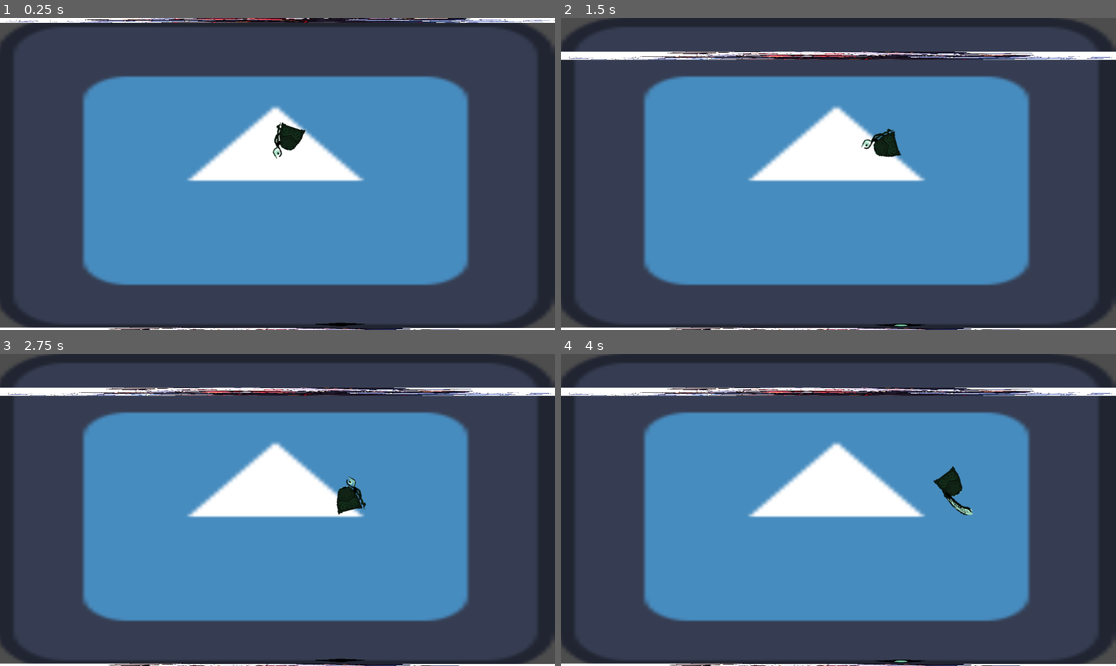
Above: before the commit, frames 1-4 (two rows, left to right).
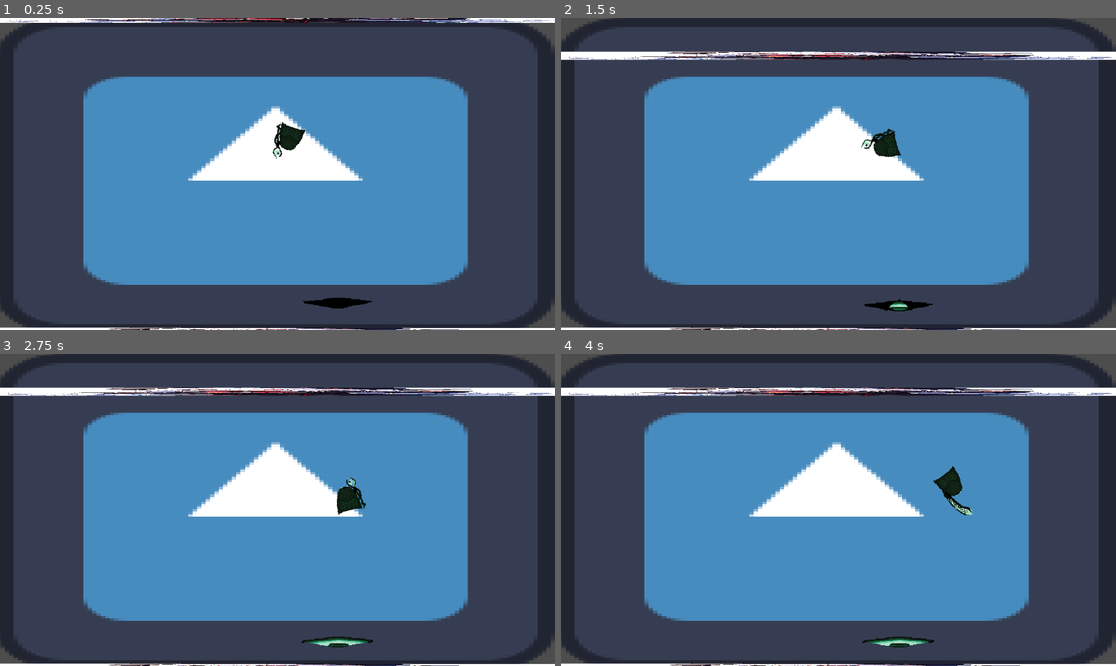
Above: after the commit, the same moments.

Repository: Lucas-FAlves/LudumDare_54_Godot
Game: Godot game, scene res://Scenes/Level.tscn
Two runs of this game, one before a commit and one after it. Both use one fixed random seed, a clock stepped at 60 frames per second and the inputs below. The engine's default icon, where the game draws it, is replaced by a stand-in: a white triangle on a blue panel in a dark square.
Inputs (mouse positions are in pixels of both pictures, inside the frame that each line leads up to):
- Up to frame 1 (0.25 s): no input
- Up to frame 2 (1.5 s): move the mouse to (960, 158) at 0.52 s; hold D (Move_Right) 0.53-1.28 s; tap E (Attack) at 0.6, 1.35 s; move the mouse to (727, 189) at 1.27 s; hold S (Move_Down) from 1.28 s (still down)
- Up to frame 3 (2.75 s): move the mouse to (333, 441) at 2.02 s; release S (Move_Down) at 2.03 s; hold D (Move_Right) from 2.03 s (still down); tap E (Attack) at 2.1 s
- Up to frame 4 (4 s): move the mouse to (810, 572) at 2.77 s; release D (Move_Right) at 2.78 s; hold W (Move_Up) 2.78-3.53 s; tap E (Attack) at 2.85, 3.6 s; tap Enter at 3.5 s; move the mouse to (1005, 556) at 3.52 s; hold A (Move_Left) from 3.53 s (still down)

The runs differ from the first frame. In frame 1, 1.7% of the frame differs, in the area x 3-97%, y 0-100%; in frame 2, 1.7%; in frame 3, 1.7%; in frame 4, 1.7%, in the area x 1-98%, y 10-100%.

Commit message:
Olho abrindo Filé

Diff:
--- a/Scenes/Eye.tscn
+++ b/Scenes/Eye.tscn
@@ -56,7 +56,7 @@
 "duration": 1.0,
 "texture": ExtResource("3_ppg11")
 }],
-"loop": true,
+"loop": false,
 "name": &"Closing",
 "speed": 5.0
 }, {
@@ -97,7 +97,7 @@
 "duration": 1.0,
 "texture": ExtResource("14_ie45m")
 }],
-"loop": true,
+"loop": false,
 "name": &"Opening",
 "speed": 5.0
 }]
@@ -111,13 +111,21 @@
 [node name="CollisionShape2D" type="CollisionShape2D" parent="."]
 shape = SubResource("RectangleShape2D_owhb3")
 
+[node name="AnimatedSprite2D" type="AnimatedSprite2D" parent="CollisionShape2D"]
+position = Vector2(0.0864258, 1)
+scale = Vector2(1.38324, 4.69038)
+sprite_frames = SubResource("SpriteFrames_edwkd")
+animation = &"Closing"
+frame = 11
+frame_progress = 1.0
+
 [node name="Sprite2D" type="Sprite2D" parent="CollisionShape2D"]
-position = Vector2(-0.147202, -4.52386)
-scale = Vector2(1.00324, 1.3351)
+visible = false
+position = Vector2(0.0864568, 1.00014)
+scale = Vector2(1.38324, 4.69038)
+texture = ExtResource("14_ie45m")
 
-[node name="AnimatedSprite2D" type="AnimatedSprite2D" parent="CollisionShape2D/Sprite2D"]
-sprite_frames = SubResource("SpriteFrames_edwkd")
-animation = &"Opening"
+[node name="Timer" type="Timer" parent="."]
 
 [connection signal="tree_exiting" from="." to="." method="_on_tree_exiting"]
-[connection signal="animation_finished" from="CollisionShape2D/Sprite2D/AnimatedSprite2D" to="." method="_on_animated_sprite_2d_animation_finished"]
+[connection signal="animation_finished" from="CollisionShape2D/AnimatedSprite2D" to="." method="_on_animated_sprite_2d_animation_finished"]
--- a/Scenes/Level.tscn
+++ b/Scenes/Level.tscn
@@ -98,4 +98,4 @@
 debug_color = Color(0.560784, 0.560784, 0, 0.419608)
 
 [node name="Eye" parent="." instance=ExtResource("5_u50mv")]
-position = Vector2(706, 638)
+position = Vector2(702, 593)
--- a/Scripts/Eye_Handler.gd
+++ b/Scripts/Eye_Handler.gd
@@ -1,15 +1,20 @@
 extends Area2D
 
-var animatedSprite2D: AnimatedSprite2D
+@onready var animatedSprite2D: AnimatedSprite2D = $CollisionShape2D/AnimatedSprite2D
+@onready var canvasItem: CanvasItem = $CollisionShape2D/Sprite2D
 # Called when the node enters the scene tree for the first time.
 func _ready():
-	animatedSprite2D = $CollisionShape2D/Sprite2D/AnimatedSprite2D
 	animatedSprite2D.play("Opening")
 
 func _on_tree_exiting():
 	animatedSprite2D.play("Closing")
 
-
 func _on_animated_sprite_2d_animation_finished():
-	animatedSprite2D.stop()
-	animatedSprite2D.pause()
+	if animatedSprite2D.animation == "Opening":
+		canvasItem.visible = true
+		var animSprite:CanvasItem = $CollisionShape2D/AnimatedSprite2D
+		animSprite.visible = false
+		animatedSprite2D.stop()
+	if animatedSprite2D.animation == "Closing":
+		print("Tocou closing")
+		queue_free()
--- a/Scripts/Player/Player_Attack.gd
+++ b/Scripts/Player/Player_Attack.gd
@@ -5,17 +5,15 @@
 @export var attackSpeed:float = 3
 @onready var playerSprite: AnimatedSprite2D = get_parent().get_node("AnimatedSprite2D")
 @onready var jogador = get_parent().get_parent()
+var killNode = false
 
 func _process(delta):
 	if Input.is_action_just_released("Attack"):
 		playerSprite.play("Attacking", attackSpeed)
 		jogador.set_physics_process(false)  # Impedir o movimento do jogador
 		if EnemyInArea:
-			killNode(olho)
+			killNode = true
 			EnemyInArea = false
-
-func killNode(no):
-	no.queue_free()
 
 func _on_area_entered(area):
 	if area.name == "Eye":  # Substitua pelo nome correto do jogador
@@ -27,4 +25,8 @@
 		EnemyInArea = false
 
 func _on_animated_sprite_2d_animation_finished():
+	if killNode:
+		killNode = false
+		olho.get_node("CollisionShape2D/AnimatedSprite2D").play("Closing")
+		print("matou polvo")
 	jogador.set_physics_process(true)
--- a/Scripts/Player/Player_Movement.gd
+++ b/Scripts/Player/Player_Movement.gd
@@ -9,8 +9,6 @@
 
 func _physics_process(delta):
 	move(delta)
-
-
 
 func get_input_Axis():
 	#Verifica se o jogador tá pressionando para ir em direções opostas, se tiver elas se anulam
--- a/project.godot
+++ b/project.godot
@@ -51,3 +51,7 @@
 , Object(InputEventMouseButton,"resource_local_to_scene":false,"resource_name":"","device":-1,"window_id":0,"alt_presse …(244 unchanged characters)…
 ]
 }
+
+[rendering]
+
+textures/canvas_textures/default_texture_filter=0
